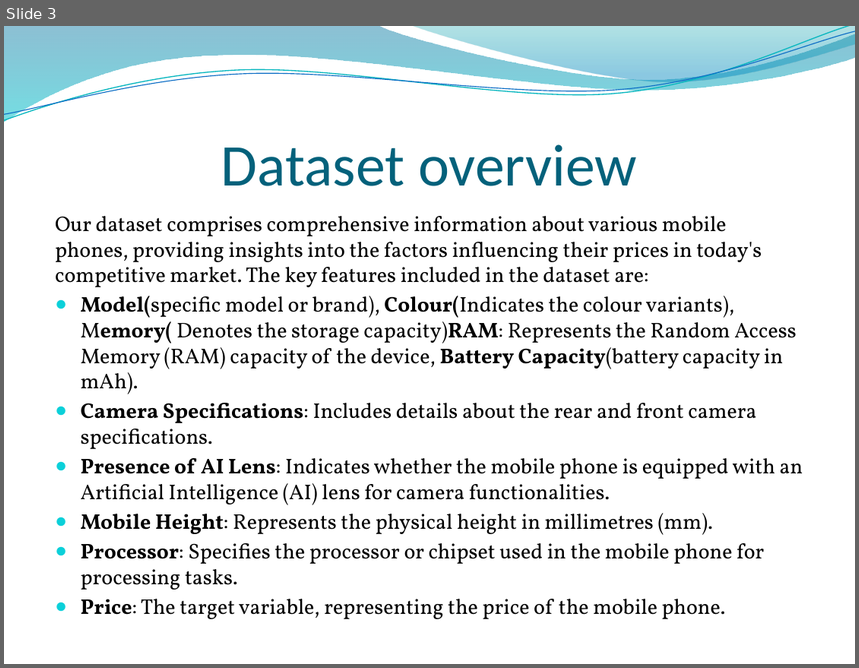
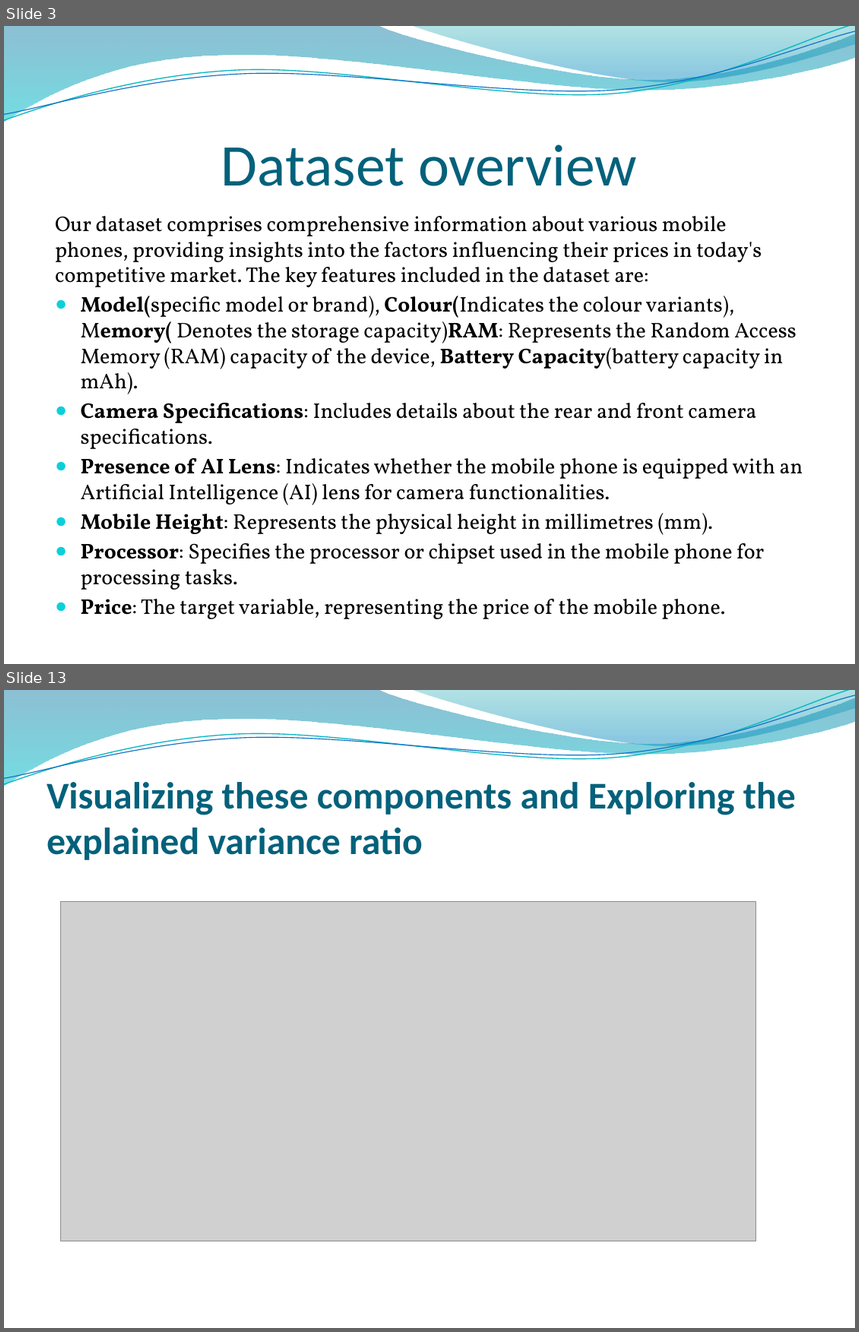
Before and after one commit to bhp001/Price-Prediction-for-Mobile-Phones, a slide deck: Price Prediction for Mobile Phones.pptx. Shown one above the other, each under a label of ours: slide 3 before the commit, slides 3 and 13 after it; the slides between them are not shown. The pictures are 859x668 and 859x1332 pixels, drawn with LibreOffice and Linux fonts; fonts in the diff are those of the drawing; grey boxes stand for pictures; background and template pictures are left out. Boxes give left, top, right and bottom in pixels: in the first picture for what was removed or moved away, otherwise in the second. Text is boxed around its words. In the diff, an @@ line names an element or a change of style, - is before the commit and + after.

```diff
--- a/Price Prediction for Mobile Phones.pptx
+++ b/Price Prediction for Mobile Phones.pptx
@@ slide 13 added at [4, 690, 855, 1328], background picture (left out); not listed: 4 template elements that a slide beside it also shows @@
@@ title added at [47, 782, 796, 860], 32 pt, text #04617B, bold @@
+Visualizing these components and Exploring the explained variance ratio
@@ picture added at [61, 902, 756, 1242] @@
```
Also in this commit, not shown: 2 slides changed, 11 other slides added.
